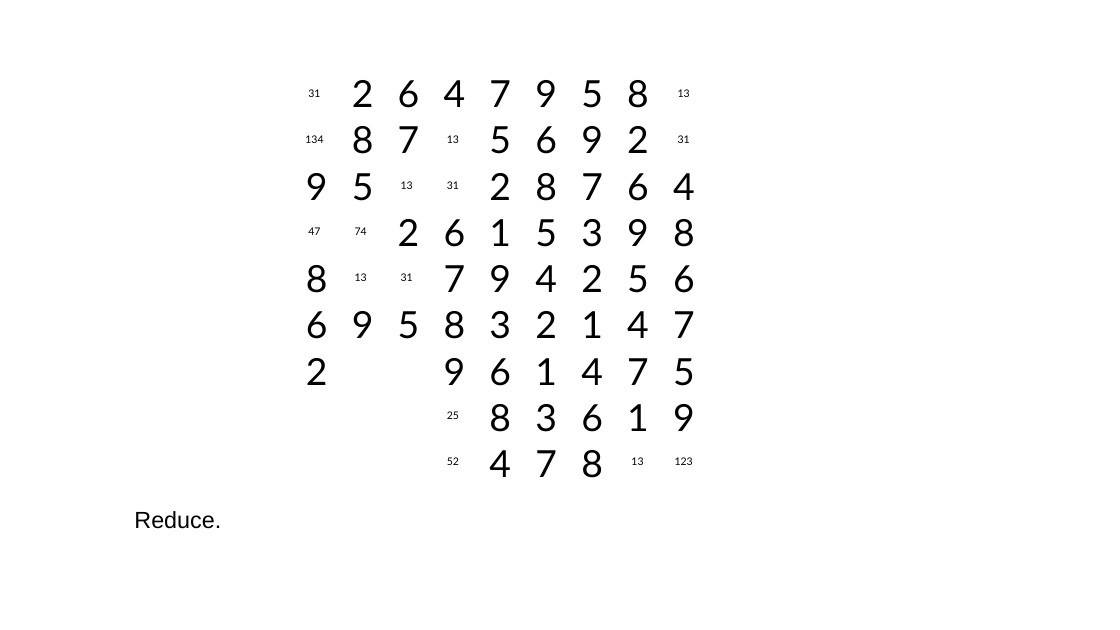
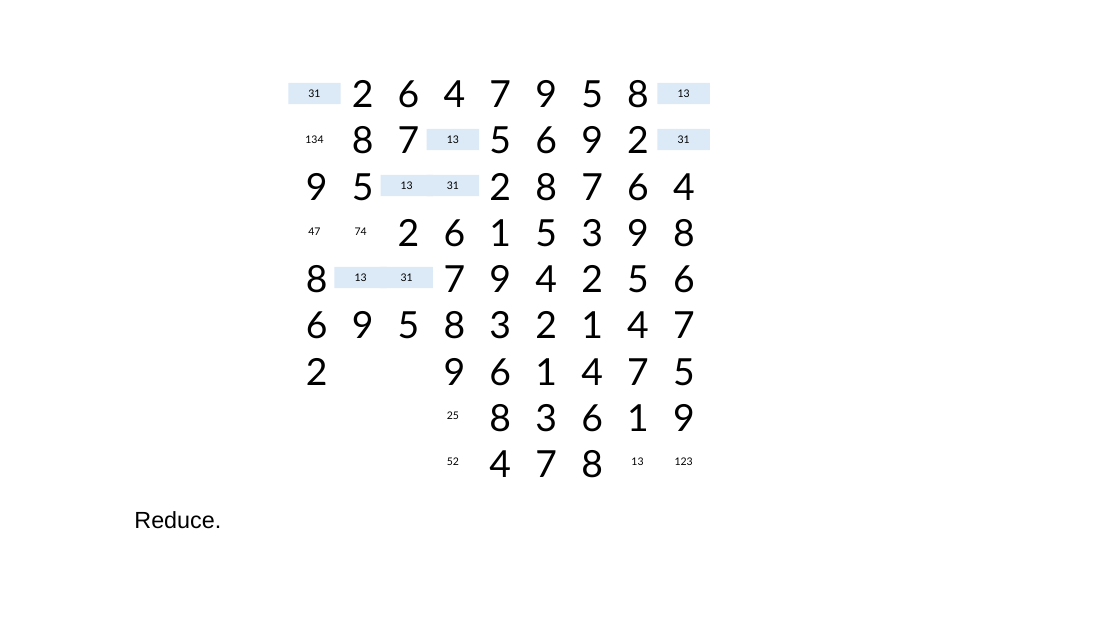
Before and after one commit to jhardis/WSJ_Number_Puzzles, a slide deck: slide 58 of 20260321_1.pptx. Drawn at 1120x630 pixels with LibreOffice and Linux fonts; fonts in the diff are those of the drawing; background and template pictures are left out. Boxes give left, top, right and bottom in pixels: in the first picture for what was removed or moved away, otherwise in the second. Text is boxed around its words. In the diff, an @@ line names an element or a change of style, - is before the commit and + after.

```diff
--- a/20260321_1.pptx
+++ b/20260321_1.pptx
@@ 8 rectangles: place and size @@
-8 rectangles at bbox=[308, 89, 690, 281]
+8 rectangles at bbox=[288, 83, 710, 288]
@@ fill none to #DCEAF7 in 8 elements at bbox=[427, 129, 479, 150], bbox=[427, 175, 479, 196], bbox=[334, 267, 386, 288], bbox=[381, 267, 433, 288], bbox=[658, 83, 710, 104], bbox=[658, 129, 710, 150], bbox=[288, 83, 340, 104], bbox=[381, 175, 433, 196] @@
```
Also in this commit, not shown: 1 other file.
